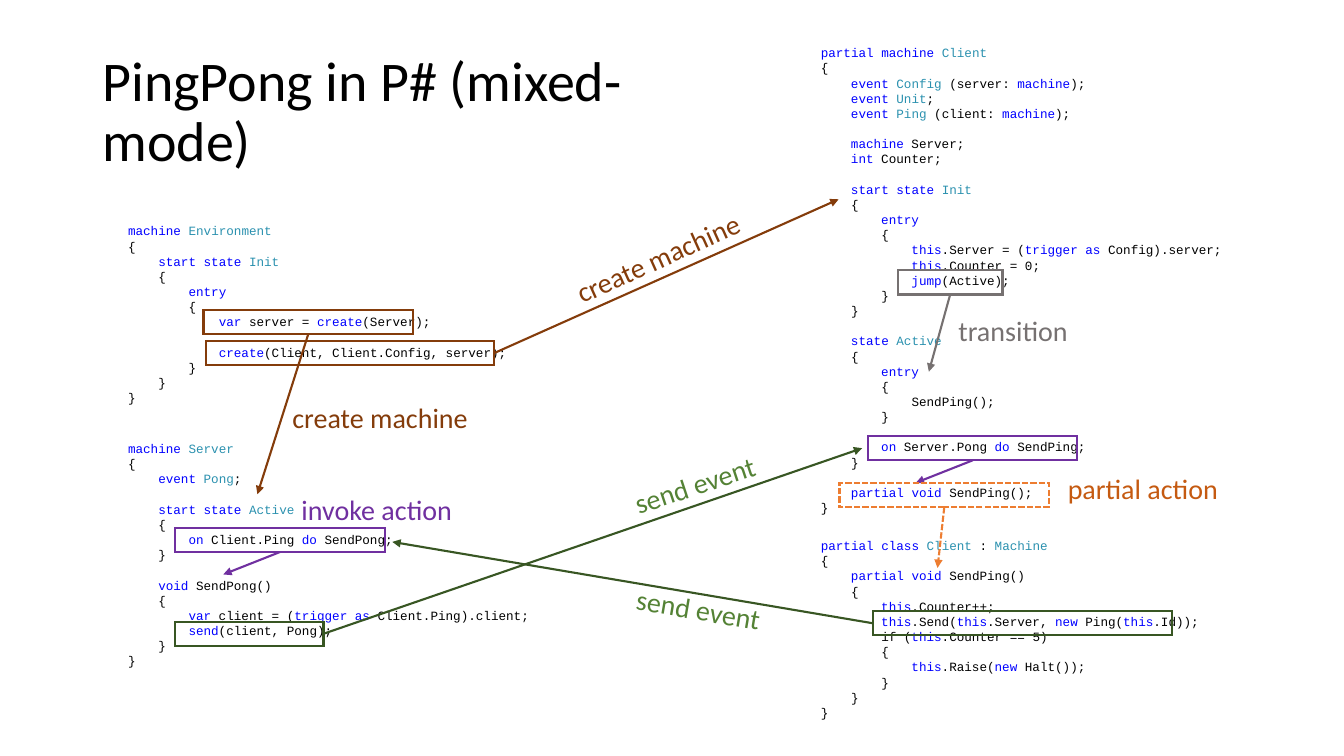
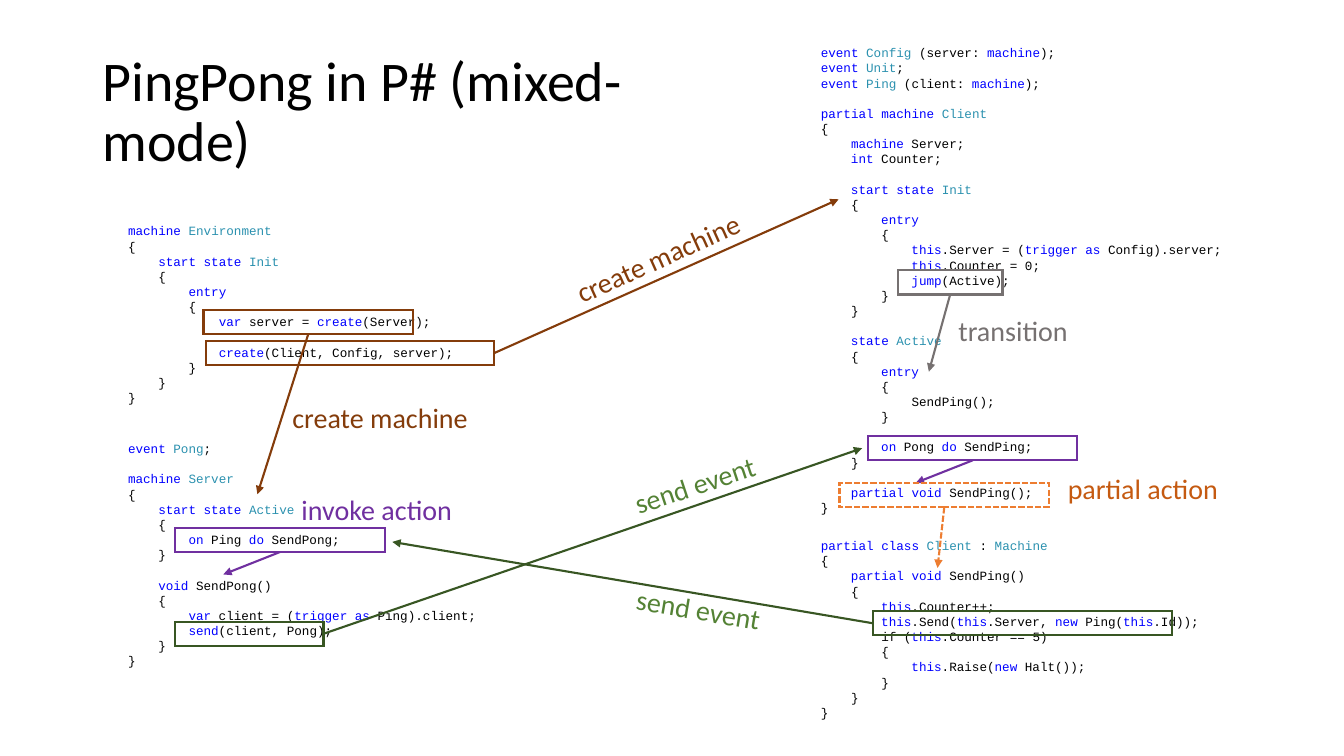
Before and after one commit to p-org/P, a slide deck: slide 17 of Tutorial/P-tutorial.pptx (slide 15 before the commit). Drawn at 1344x756 pixels with LibreOffice and Linux fonts; fonts in the diff are those of the drawing. Boxes give left, top, right and bottom in pixels: in the first picture for what was removed or moved away, otherwise in the second. Text is boxed around its words. In the diff, an @@ line names an element or a change of style, - is before the commit and + after.

```diff
--- a/Tutorial/P-tutorial.pptx
+++ b/Tutorial/P-tutorial.pptx
@@ text at box(821, 48, 987, 60): paragraphs removed @@
-partial machine Client
-{
@@ text at box(821, 109, 987, 121): paragraphs added @@
+partial machine Client
+{
@@ text at box(219, 348, 454, 361): text changed @@
-create(Client, Client.Config, server);
+create(Client, Config, server);
@@ text at box(128, 444, 211, 456): paragraph added @@
+event Pong;
@@ text at box(881, 442, 1032, 454): text changed @@
-on Server.Pong do SendPing;
+on Pong do SendPing;
@@ text at box(158, 474, 242, 486): paragraph removed @@
-event Pong;
@@ text at box(189, 535, 340, 547): text changed @@
-on Client.Ping do SendPong;
+on Ping do SendPong;
@@ text at box(189, 611, 476, 624): text changed @@
-var client = (trigger as Client.Ping).client;
+var client = (trigger as Ping).client;
```
Also in this commit, not shown: 3 other slides changed, 6 slides added, 4 slides removed, 1 other file.
